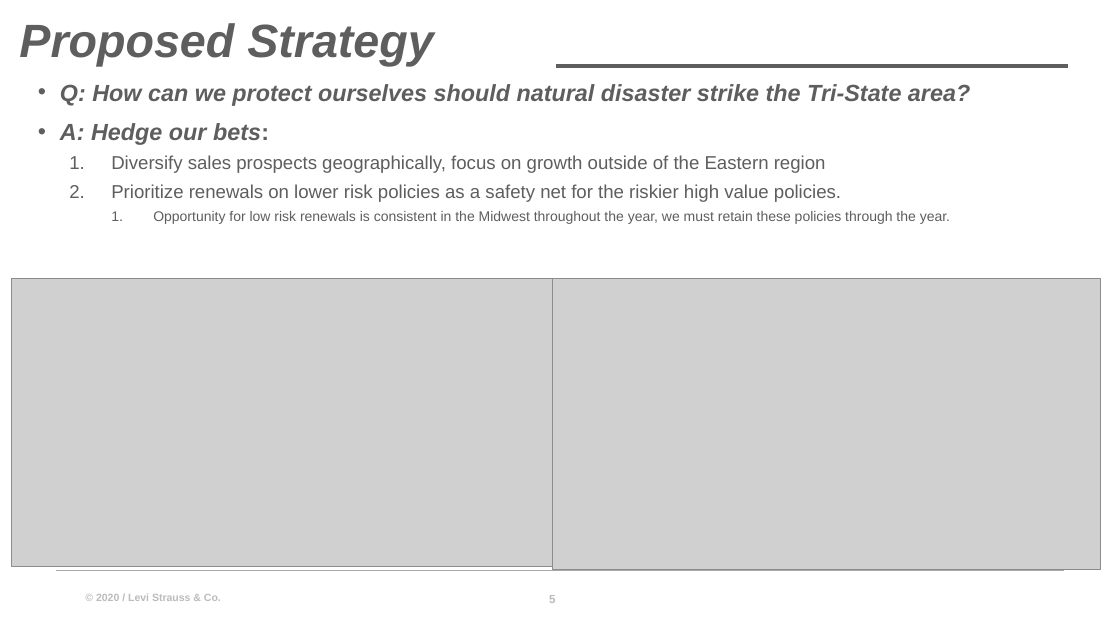
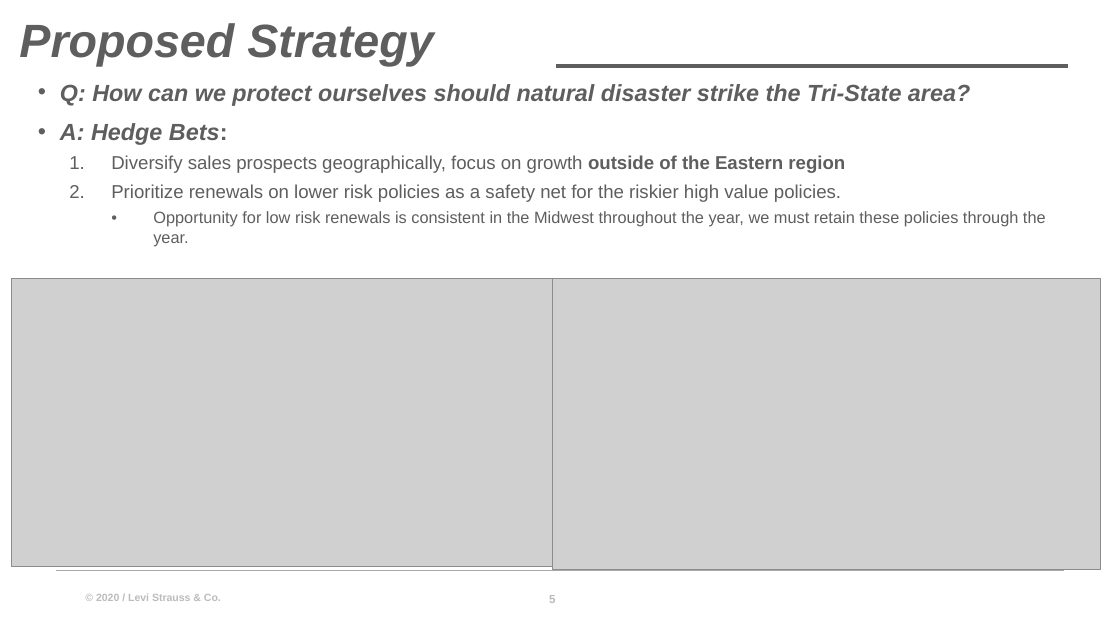
Before and after one commit to agsimor/UpskillRepo_AndrewSimor, a slide deck: slide 5 of spreadsheet_challenge/excel_question3.pptx. Drawn at 1120x630 pixels with LibreOffice and Linux fonts; fonts in the diff are those of the drawing; grey boxes stand for pictures; background and template pictures are left out. Boxes give left, top, right and bottom in pixels: in the first picture for what was removed or moved away, otherwise in the second. Text is boxed around its words. In the diff, an @@ line names an element or a change of style, - is before the commit and + after.

```diff
--- a/spreadsheet_challenge/excel_question3.pptx
+++ b/spreadsheet_challenge/excel_question3.pptx
@@ text at [60,123,228,145]: text changed @@
-• A: Hedge our bets:
+• A: Hedge Bets:
@@ text at [111,155,1046,247]: bold on in "outside of the Eastern region"; size 12 to 14 pt in "Opportunity for low risk renewals is consistent ..."; bullet 1. to • @@
```
Also in this commit, not shown: 1 other file.
